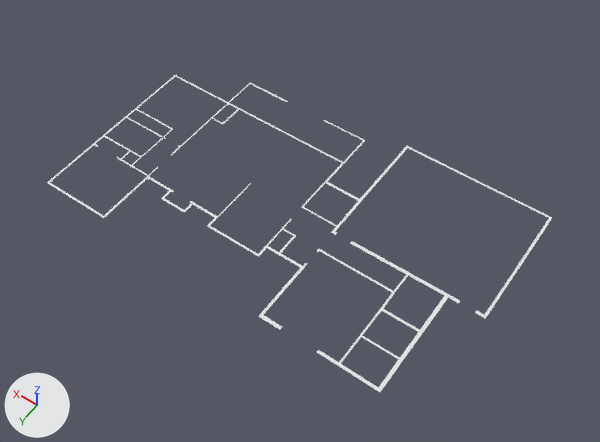
Renders of the Blender file Extra/Lab2/mccolm.mistie.lab2.blend from each side of a commit.
One viewpoint serves both versions: a 50 mm camera at (-16.7, 23.3, 34.7) aimed at (-1.2, 1.6, 0.6). The lights are fixed; the arrows at lower left show +X, +Y and +Z.

Script lines for the objects in view, before the commit:
```python
me_plane = bpy.data.meshes.new('Plane')
me_plane.from_pydata(...)  # 354 vertices, 174 faces; spans x -21.0..212.0, y -62.0..1.0, z 0.0
ob_plane = bpy.data.objects.new('Plane', me_plane)
ob_plane.location = (-9.53, 6.93, 0.0)
ob_plane.scale = (0.102, 0.222, 1.0)
```
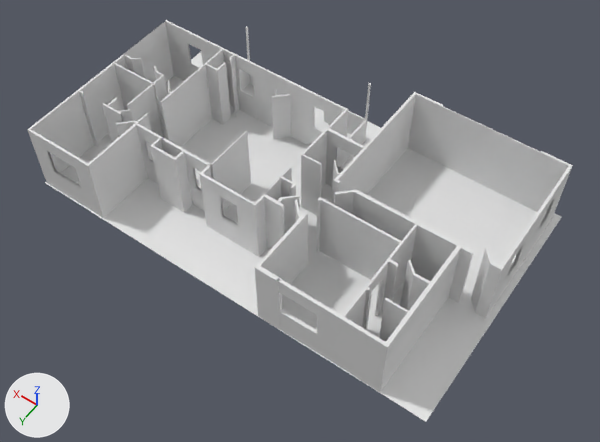
Boxes [x1, y1, x2, y2] around the edits, measured in the pictures (600 x 442 px):
'House Walls', added
    after: [27, 20, 573, 392]
'Plane', reshaped, moved, rescaled (17% taller)
    before: [47, 75, 552, 392]
    after: [45, 52, 562, 422]

Patch to the scene script:
```diff
--- a/Extra/Lab2/mccolm.mistie.lab2.blend.py
+++ b/Extra/Lab2/mccolm.mistie.lab2.blend.py
@@ me_plane @@
 # used by ob_plane; location = (-9.53, 6.93, 0.0); scale = (0.102, 0.222, 1.0)
-me_plane.from_pydata(...)  # 354 vertices, 174 faces; spans x -21.0..212.0, y -62.0..1.0, z 0.0
+me_plane.from_pydata(...)  # 4 vertices, 1 face; spans x 0.0, y 0.0, z 0.0
+# me_plane part 1: 354 vertices removed from x -21.0..212.0, y -62.0..1.0, z 0.0; 4 vertices added at x 0.0, y 0.0, z 0.0
@@ me_plane_1 @@
+me_plane_1.from_pydata(...)  # 2291 vertices, 1949 faces, 8 loose edges; spans x -21.0..212.0, y -62.0..1.0, z 0.0..4.0
@@ ob_plane @@
 ob_plane = bpy.data.objects.new('Plane', me_plane)
-ob_plane.location = (-9.53, 6.93, 0.0)
-ob_plane.scale = (0.102, 0.222, 1.0)
+ob_plane.location = (0.0, 0.0, 0.0)
+ob_plane.scale = (39.5, 23.4, 1.0)
@@ ob_house_walls @@
+ob_house_walls = bpy.data.objects.new('House Walls', me_plane_1)
+ob_house_walls.location = (-9.53, 6.93, 0.0)
+ob_house_walls.scale = (0.102, 0.222, 1.0)
```
